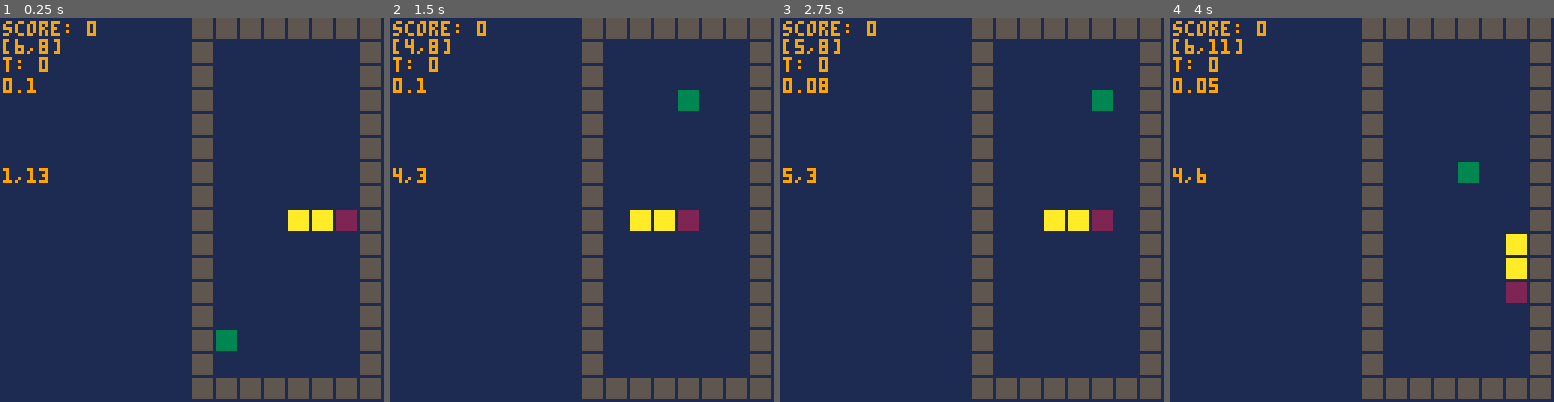
Above: before the commit, frames 1-4 (left to right).
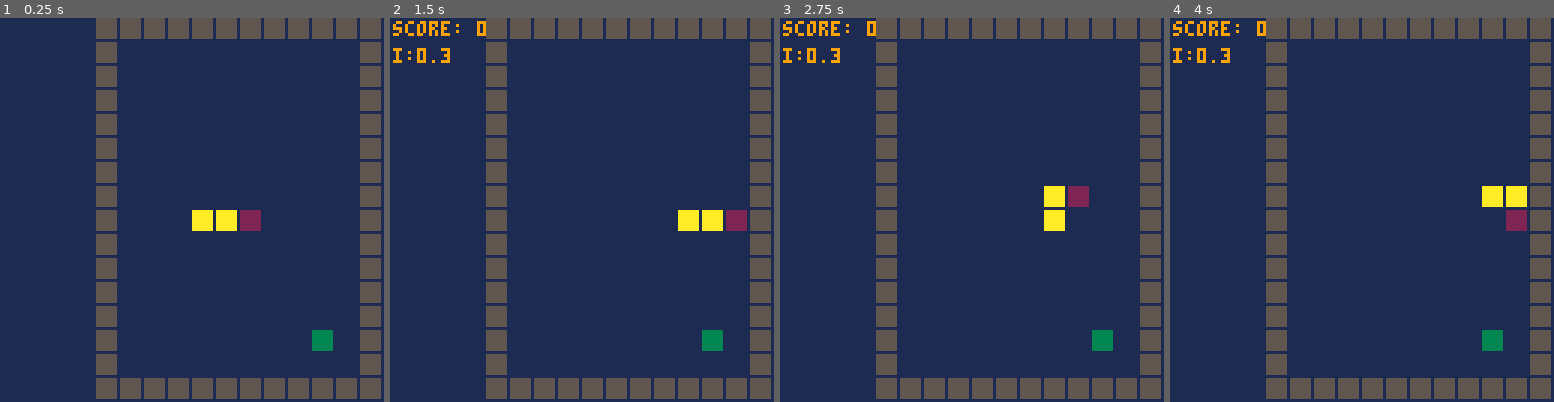
Above: after the commit, the same moments.

Repository: AriJalk/pico8-learning-snake
Game: PICO-8 cartridge snake.p8
Two runs of this game, one before a commit and one after it. Both use one fixed random seed, a clock stepped at 60 frames per second and the inputs below.
Inputs:
- Up to frame 1 (0.25 s): no input
- Up to frame 2 (1.5 s): tap X (X key) at 0.33, 1.07 s; tap O (Z key) at 0.7 s
- Up to frame 3 (2.75 s): hold Right 1.6-2.1 s; tap O (Z key) at 1.7, 2.1, 2.5 s; tap X (X key) at 1.85 s; hold Up 2.15-2.42 s; hold Right from 2.47 s (still down)
- Up to frame 4 (4 s): tap O (Z key) at 2.9, 3.3, 3.7 s; tap X (X key) at 2.97 s; release Right at 3.03 s; hold Left 3.08-3.58 s; hold Down 3.63-3.97 s

The runs differ from the first frame. In frame 1, 14% of the frame differs, in the area x 0-93%, y 0-100%; in frame 2, 14%; in frame 3, 13%; in frame 4, 14%.

Commit message:
Some refactoring

Diff:
--- a/snake.p8
+++ b/snake.p8
@@ -15,23 +15,28 @@
 dir_buffer=nil
 
 --grid variables
-grid_size={x=64,y=128}
---x should be even and y/2
-tile_num={x=8,y=16}
+--pixel size
+grid_size={x=96,y=128}
+--number of tiles, in proportion to grid_size
+tile_num={x=12,y=16}
 tile_size={x=grid_size.x/tile_num.x,y=grid_size.y/tile_num.y}
-panel_size={x=32,y=128}
-margin=0.5
-
+margin=0.1
+
+panel_size={x=128-96,y=128}
+
+
+--collision segments
+segments = {}
 segment_num={x=4,y=4}
-segments = {}
 segment_size={x=tile_num.x/segment_num.x,y=tile_num.y/segment_num.y}
 
 --loop variables
-update_speed = 0.1
+update_interval = 0.3
 update_time = 0
 
 
 function _init()
+ update_interval=0.3
  snake_size=3
  score=0
 	build_segments()
@@ -47,7 +52,7 @@
 	update_input()
 	update_time += time()-last_time
 	last_time = time()
-	if(update_time > update_speed) then
+	if(update_time > update_interval) then
 		update_time = 0
 		update_snake()
 		if check_collision(snake_pos[1]) then
@@ -55,15 +60,15 @@
 		end
 		draw_update()
 	end
-	if (btn(❎)) then
-		update_speed += 0.01
-		update_speed = min(update_speed,1)
-		--update_speed = mid(0, updade_speed, 2)
-	elseif (btn(🅾️)) then
-		update_speed -= 0.01
-		update_speed = max(0,update_speed)
-		--update_speed = mid(0, update_speed, 2)
-	end
+--	if (btn(❎)) then
+--		update_speed += 0.01
+--		update_speed = min(update_speed,1)
+--		--update_speed = mid(0, updade_speed, 2)
+--	elseif (btn(🅾️)) then
+--		update_speed -= 0.01
+--		update_speed = max(0,update_speed)
+--		--update_speed = mid(0, update_speed, 2)
+--	end
 end
 
 --todo: draw only changes
@@ -118,23 +123,23 @@
 	rectfill(0,0,panel_size.x-1,panel_size.y-1,1)
 	color(9)
 	print("score: "..score,1,1)
-	print("["..snake_pos[1].x..","..snake_pos[1].y.."]",1,7)
-	--print("["..snake_position[2].x..","..snake_position[2].y.."]",30,7)
-	print("t: "..update_time,1,13)
-	print(update_speed,1,20)
+	//print("["..snake_pos[1].x..","..snake_pos[1].y.."]",1,7)
+	//print("["..snake_position[2].x..","..snake_position[2].y.."]",30,7)
+	//print("t: "..update_time,1,13)
+	print('i:'..update_interval,1,10)
 
 --	--debug
 -- for i=1,#segments_map do
 --  print('('..segments_map[i].s.x..','..segments_map[i].s.y..')'..'('..segments_map[i].e.x..','..segments_map[i].e.y..')',1,i*10+50)
 --
 -- end
-	print(fruit_pos.x..','..fruit_pos.y,1,50)
+--	print(fruit_pos.x..','..fruit_pos.y,1,50)
 end
 -->8
 -- update functions
 //todo: buffer
 function update_input()
-	local new_dir=nil
+	local new_dir
 	if btn(➡️) then
 		new_dir = {x=1, y=0}
 	elseif btn(⬅️) then
@@ -144,12 +149,10 @@
 	elseif btn(⬆️) then
 		new_dir = {x=0, y=-1}
 	end
-	if new_dir!=nil then
-		if snake_size>1 then
-			local new_pos=pos_add(snake_pos[1],new_dir)
-			if pos_equals(new_pos,snake_pos[2]) then
-				return
-			end
+	if new_dir and snake_size>1 then
+		local new_pos=pos_add(snake_pos[1],new_dir)
+		if pos_equals(new_pos,snake_pos[2]) then
+			return
 		end
 		direction=new_dir
 	end
@@ -183,6 +186,8 @@
  if fruit_eaten then
  	score+=1
  	add_fruit()
+ 	update_interval-=0.005
+ 	update_interval=max(0,update_interval)
  end
 end
 
